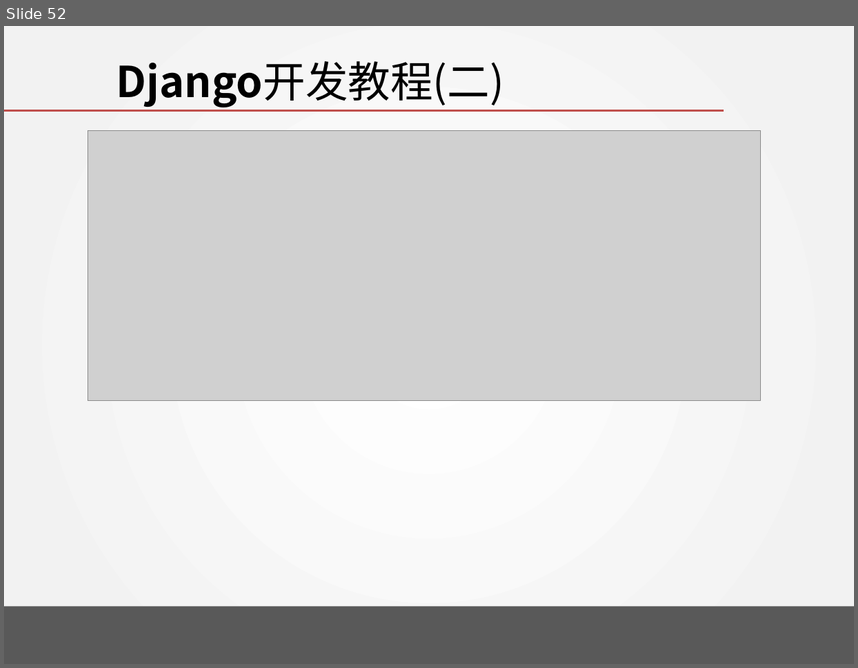
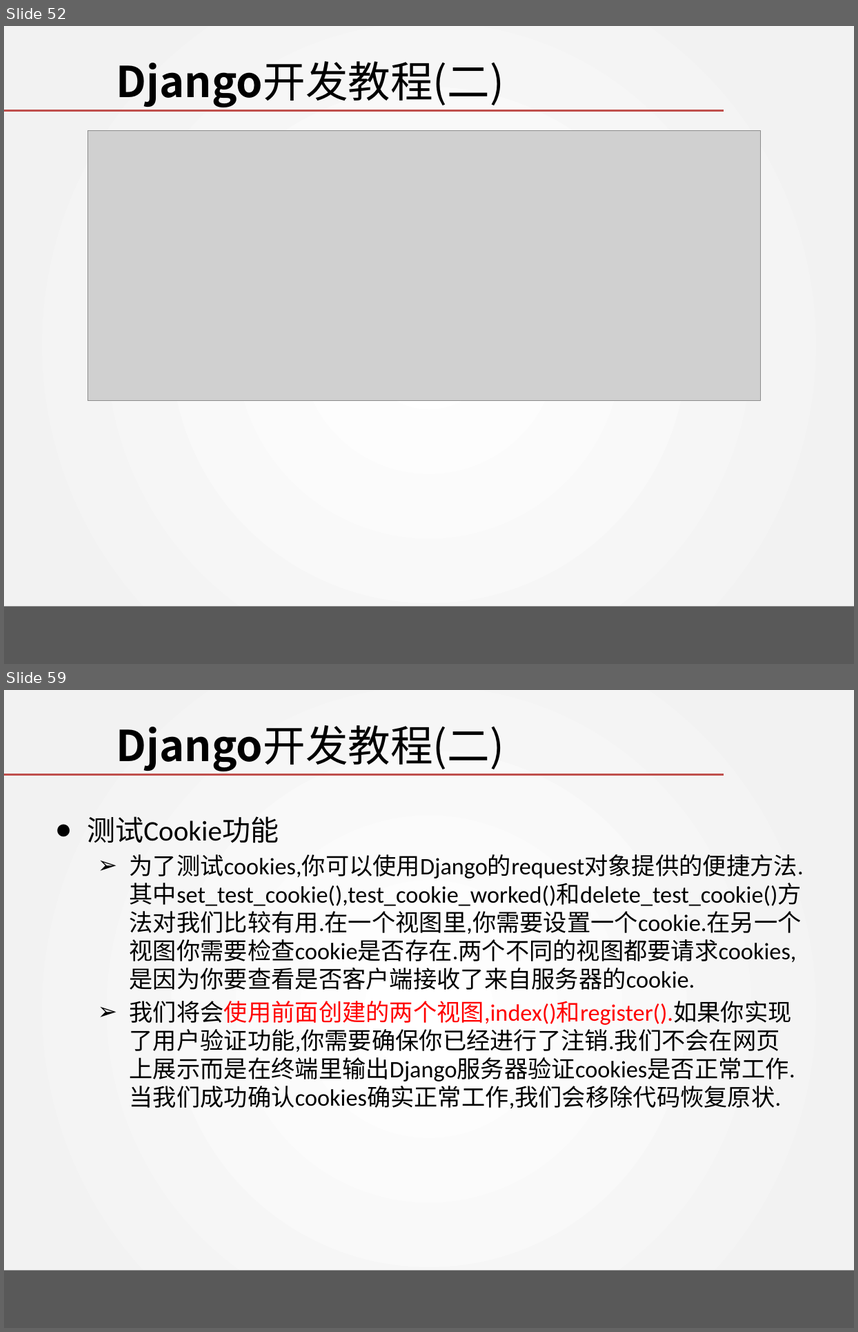
Before and after one commit to wangjin0818/Creative_Experiment, a slide deck: week 05/Tango with Django - II.pptx. Shown one above the other, each under a label of ours: slide 52 before the commit, slides 52 and 59 after it; the slides between them are not shown. The pictures are 858x668 and 858x1332 pixels, drawn with LibreOffice and Linux fonts; fonts in the diff are those of the drawing; grey boxes stand for pictures; background and template pictures are left out. Boxes give left, top, right and bottom in pixels: in the first picture for what was removed or moved away, otherwise in the second. Text is boxed around its words. In the diff, an @@ line names an element or a change of style, - is before the commit and + after.

```diff
--- a/week 05/Tango with Django - II.pptx
+++ b/week 05/Tango with Django - II.pptx
@@ slide 59 added at (x1=4, y1=690, x2=854, y2=1328), background gradient #FFFFFF to #F2F2F2; not listed: 2 template elements that a slide beside it also shows @@
@@ title added at (x1=116, y1=725, x2=505, y2=771), 36 pt, text #000000 @@
+Django开发教程(二)
@@ text added at (x1=87, y1=816, x2=804, y2=1108), 20 pt, text #000000 @@
+● 测试Cookie功能
+  ➢ 为了测试cookies,你可以使用Django的request对象提供的便捷方法.其中set_test_cookie(),test_cookie_worked()和delete_test_cookie()方法对我们比较有用.在一个视图里,你需要设置一个cookie.在另一个视图你需要检查cookie是否存在.两个不同的视图都要请求cookies,是因为你要查看是否客户端接收了来自服务器的cookie.
+  ➢ 我们将会使用前面创建的两个视图,index()和register().如果你实现了用户验证功能,你需要确保你已经进行了注销.我们不会在网页上展示而是在终端里输出Django服务器验证cookies是否正常工作.当我们成功确认cookies确实正常工作,我们会移除代码恢复原状.
```
Also in this commit, not shown: 5 slides changed, 21 other slides added.
